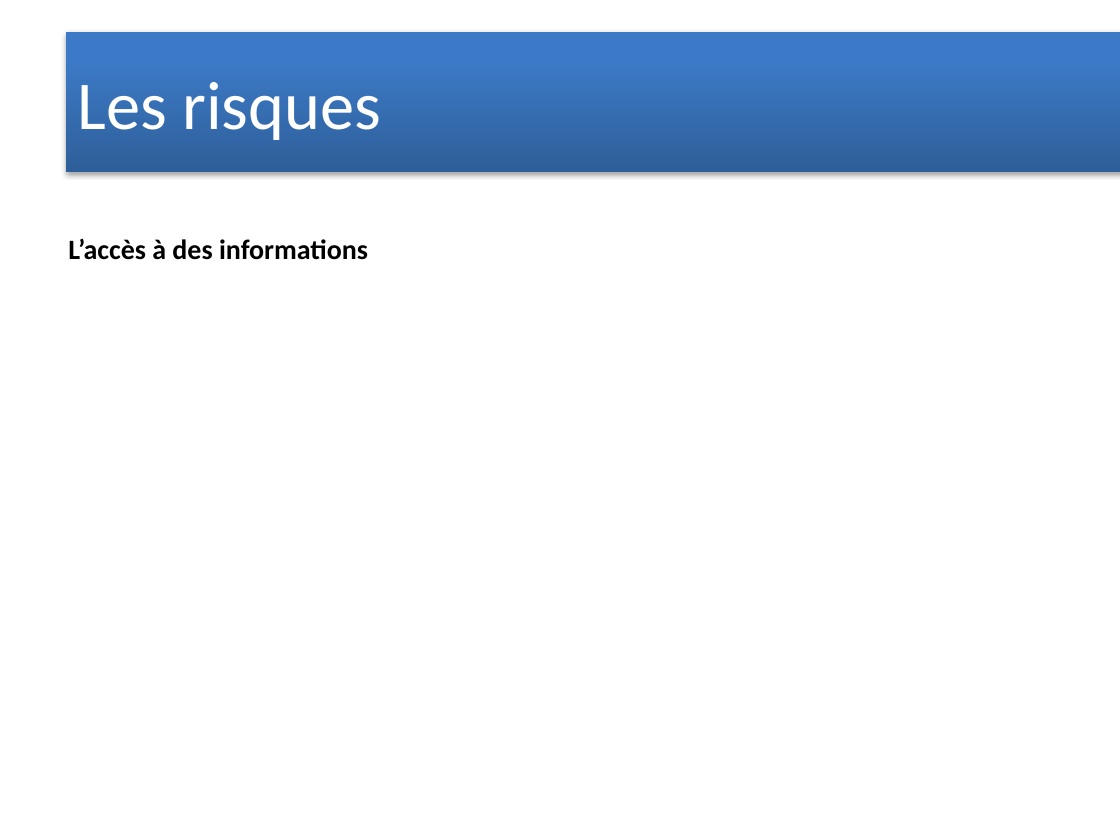
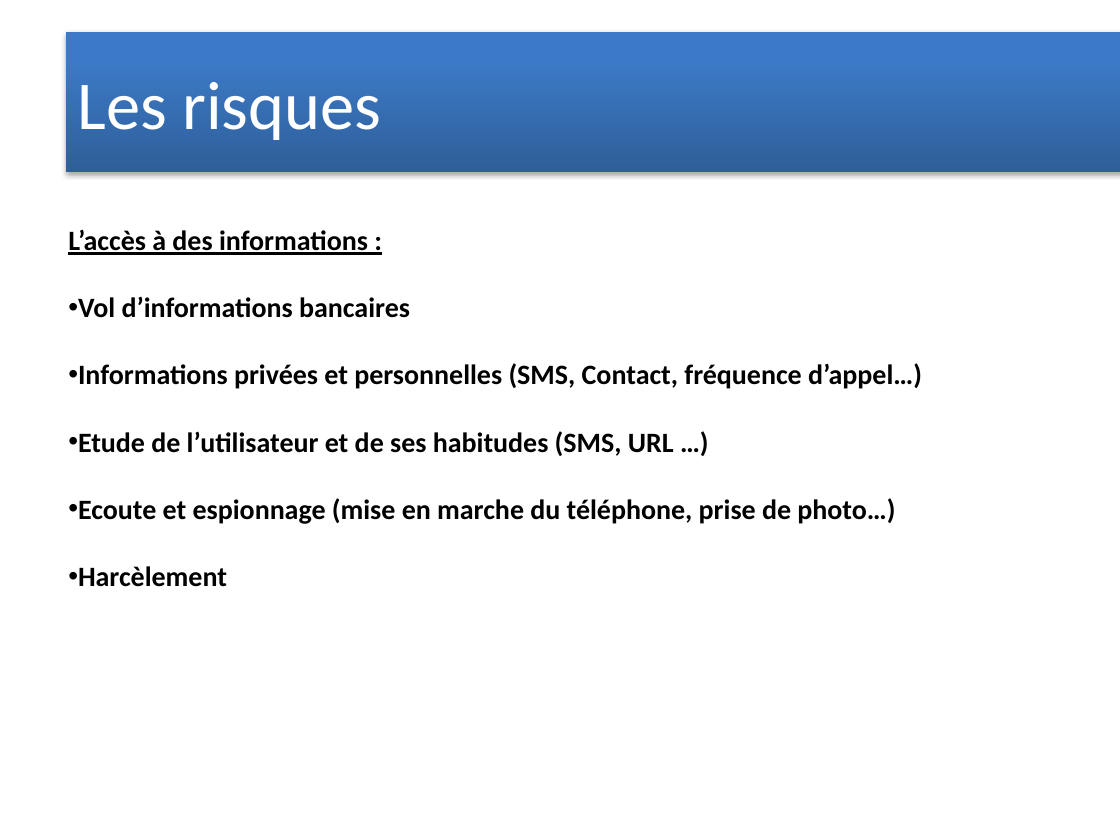
Before and after one commit to Syst54/UqacSecurite, a slide deck: slide 13 of Présentation1.pptx. Drawn at 1120x840 pixels with LibreOffice and Linux fonts; fonts in the diff are those of the drawing. Boxes give left, top, right and bottom in pixels: in the first picture for what was removed or moved away, otherwise in the second. Text is boxed around its words. In the diff, an @@ line names an element or a change of style, - is before the commit and + after.

```diff
--- a/Présentation1.pptx
+++ b/Présentation1.pptx
@@ text at [68, 229, 922, 587]: text changed @@
-L’accès à des informations
+L’accès à des informations :
+• Vol d’informations bancaires
+• Informations privées et personnelles (SMS, Contact, fréquence d’appel…)
+• Etude de l’utilisateur et de ses habitudes (SMS, URL …)
+• Ecoute et espionnage (mise en marche du téléphone, prise de photo…)
+• Harcèlement
```
Also in this commit, not shown: 2 other slides changed, 1 slide removed.
